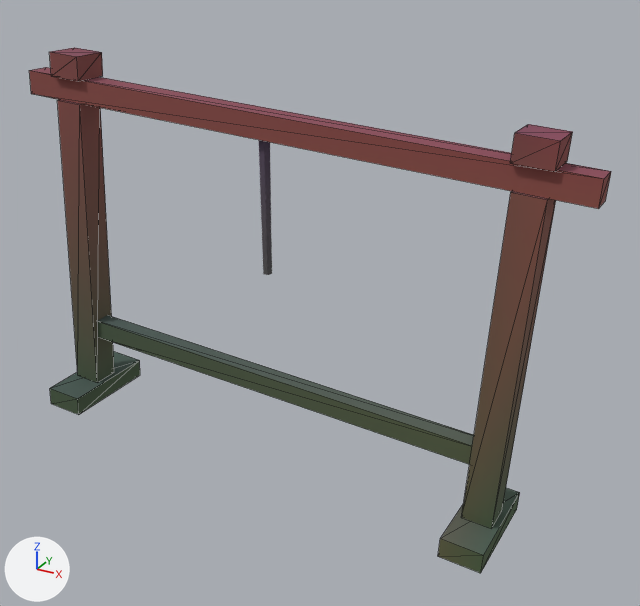
Renders of the glTF model assets/kit/perch_rail_bare.glb from each side of a commit.
The view is the same before and after, from a 50 mm camera at (1.47, -2.29, 1.78) aimed at (0.19, 0.03, 0.62). The axes (+X, +Y, +Z) are drawn at lower left. The lights are the same throughout. The first picture is the older version. Mesh edges are drawn as thin lines on the coarser meshes. Where no turn or scale is listed for an object, it has been applied to the vertices. Vertices at exactly the same position are counted once.

Objects in the first picture: 'perch_b', 'perch_chain'.
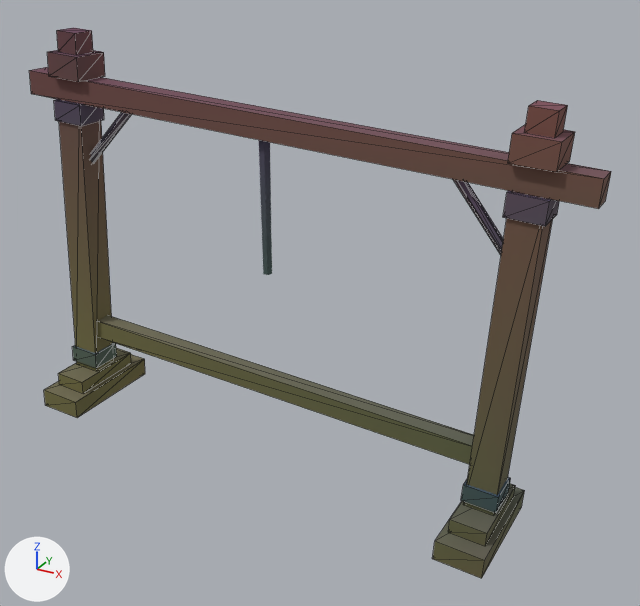
What differs and where, as boxes [x1, y1, x2, y2] in the pictures (640 x 606 px; the box of a moved part takes in the faces that stretch with it):
'perch_b', reshaped
    before: [29, 48, 611, 573]
    after: [29, 28, 611, 578]
'perch_b_iron', added
    after: [54, 99, 559, 513]
part 1 of me_perch_b, moved or reshaped
    before: [50, 351, 140, 415]
    after: [44, 354, 145, 418]
part 2 of me_perch_b, moved or reshaped
    before: [438, 488, 520, 573]
    after: [58, 348, 131, 393]
part 3 of me_perch_b, added (brown)
    after: [57, 28, 93, 55]
part 4 of me_perch_b, added
    after: [432, 487, 525, 578]
part 5 of me_perch_b, added
    after: [448, 484, 516, 546]
part 6 of me_perch_b, added (brown)
    after: [524, 100, 568, 138]
part 7 of me_perch_b, moved or reshaped
    before: [510, 124, 573, 171]
    after: [508, 124, 575, 172]
part 8 of me_perch_b, moved or reshaped
    before: [57, 100, 114, 383]
    after: [59, 121, 114, 371]
part 9 of me_perch_b, moved or reshaped
    before: [461, 192, 556, 529]
    after: [463, 218, 553, 516]
part 10 of me_perch_b, recoloured
    before: [29, 48, 611, 529]
    after: [29, 50, 611, 516]

The change in detail:
me_perch_b is used by ob_perch_b; location (0.0, 0.0, 0.0).
me_perch_b had 64 vertices, 96 faces and spanned x -0.91..1.05, y -0.18..0.18, z -0.05..1.36.
me_perch_b now has 96 vertices, 144 faces and spans x -0.91..1.05, y -0.2..0.2, z -0.05..1.43.
me_perch_b part 1: the loose piece of 8 vertices spanning x -0.87..-0.72, y -0.18..0.18, z 0.04..0.12 is scaled about its middle by (1.14, 1.11, 1).
me_perch_b part 2: the loose piece of 8 vertices spanning x 0.73..0.87, y -0.18..0.18, z -0.05..0.03 is scaled about its middle by (0.857, 0.778, 0.716), then moved by (-1.59, 0.0, 0.16).
me_perch_b part 3: the loose piece of 8 vertices spanning x -0.78..-0.66, y -0.06..0.06, z 1.27..1.36 is copied, and the copy is scaled about its middle by (0.667, 0.667, 0.873), then moved by (0.0, 0.0, 0.07); it spans x -0.76..-0.68, y -0.04..0.04, z 1.35..1.43.
me_perch_b part 4: the loose piece of 8 vertices spanning x 0.73..0.87, y -0.18..0.18, z -0.05..0.03 is copied, and the copy is scaled about its middle by (1.14, 1.11, 1); it spans x 0.72..0.88, y -0.2..0.2, z -0.05..0.03.
me_perch_b part 5: the loose piece of 8 vertices spanning x 0.73..0.87, y -0.18..0.18, z -0.05..0.03 is copied, and the copy is scaled about its middle by (0.857, 0.778, 0.716), then moved by (0.0, 0.0, 0.06); it spans x 0.74..0.87, y -0.14..0.14, z 0.02..0.08.
me_perch_b part 6: the loose piece of 8 vertices spanning x 0.81..0.94, y -0.06..0.06, z 1.18..1.26 is copied, and the copy is scaled about its middle by (0.667, 0.667, 0.873), then moved by (0.0, 0.0, 0.07); it spans x 0.84..0.92, y -0.04..0.04, z 1.26..1.33.
me_perch_b part 7: 4 vertices removed from x 0.82..0.93, y -0.06..0.06, z 1.18..1.26; 4 vertices added at x 0.81..0.94, y -0.06..0.06, z 1.18..1.26.
me_perch_b part 8: 4 vertices moved from x -0.84..-0.74, y -0.05..0.05, z 0.11..0.12 to x -0.84..-0.74, y -0.05..0.05, z 0.16..0.17.
me_perch_b part 9: 4 vertices moved from x 0.75..0.85, y -0.05..0.05, z 0.02 to x 0.76..0.86, y -0.05..0.05, z 0.07.
me_perch_b part 10: 60 kept faces spanning x -0.91..1.05, y -0.06..0.06, z 0.07..1.36 get new vertex colours.
Mesh me_perch_b_iron is new.
It has 56 vertices, 88 faces and spans x -0.85..0.93, y -0.06..0.06, z 0.09..1.2.
It uses material mat_m_iron.
Object 'perch_b_iron' (ob_perch_b_iron) is new; it shows me_perch_b_iron.
Its location is (0.0, 0.0, 0.0).
